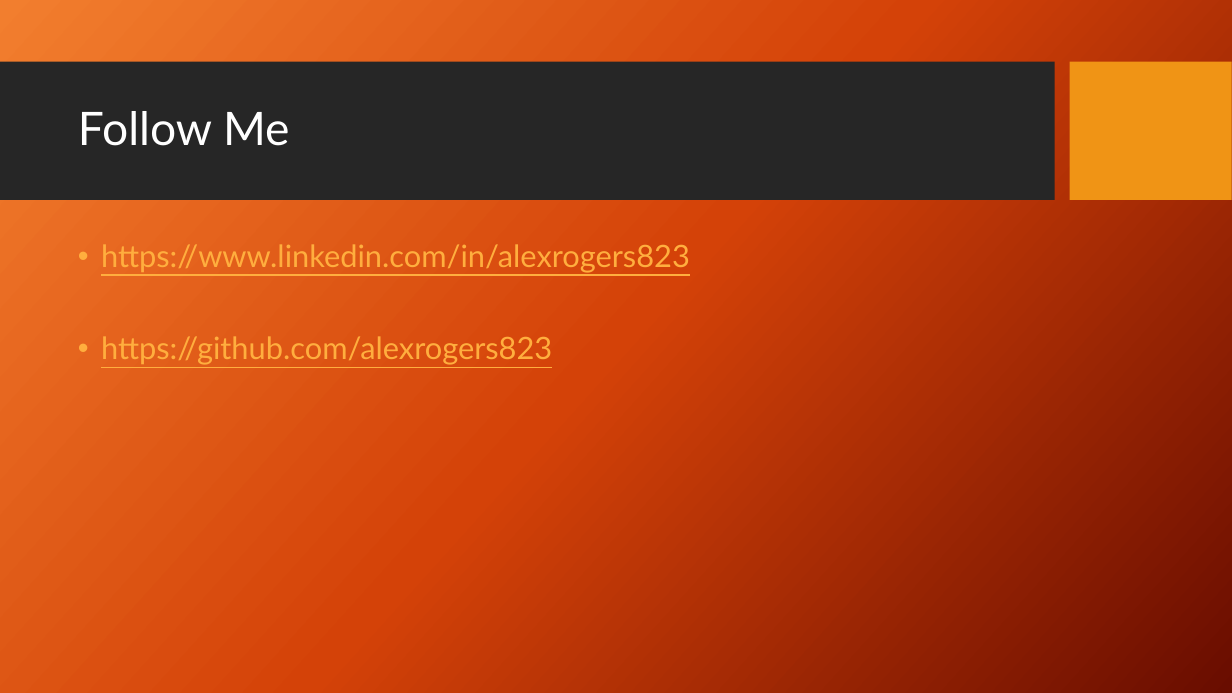
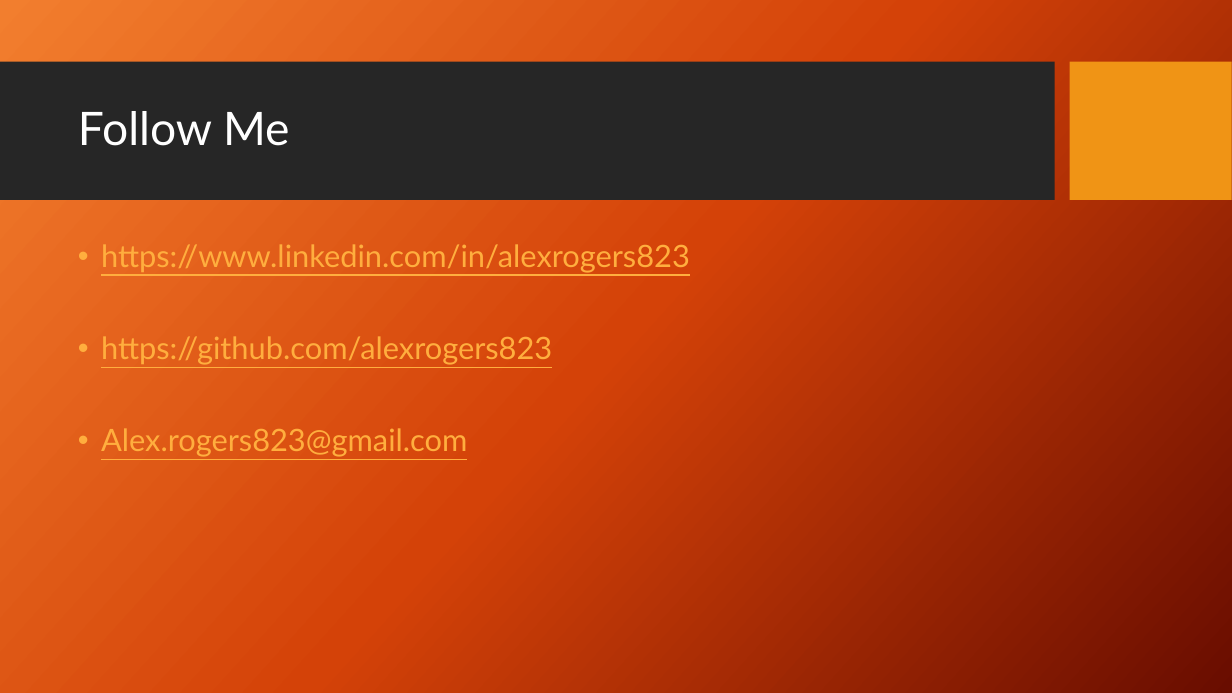
Before and after one commit to alexrogers823/alpharetta-js-d3-presentation, a slide deck: slide 24 of Intro to D3 Presentation.pptx (slide 23 before the commit). Drawn at 1232x693 pixels with LibreOffice and Linux fonts; fonts in the diff are those of the drawing; background and template pictures are left out. Boxes give left, top, right and bottom in pixels: in the first picture for what was removed or moved away, otherwise in the second. Text is boxed around its words. In the diff, an @@ line names an element or a change of style, - is before the commit and + after.

```diff
--- a/Intro to D3 Presentation.pptx
+++ b/Intro to D3 Presentation.pptx
@@ text at (101,428,467,457): paragraph added @@
+• Alex.rogers823@gmail.com
```
Also in this commit, not shown: 1 other slide changed, 2 slides added, 1 slide removed.
